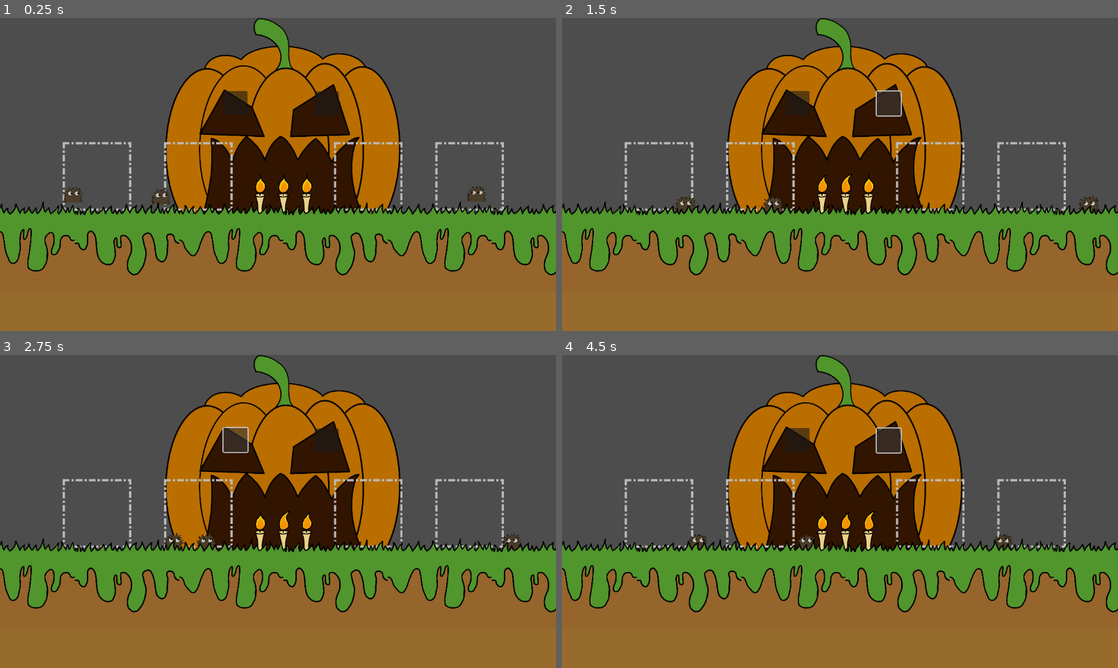
Above: before the commit, frames 1-4 (two rows, left to right).
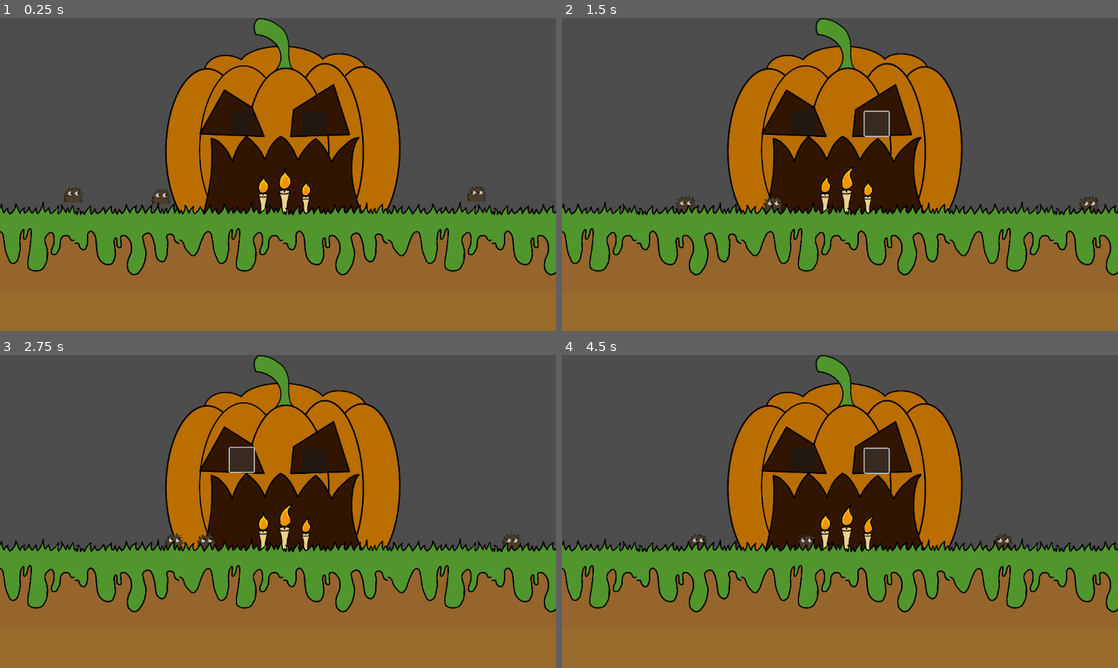
Above: after the commit, the same moments.

Repository: AncientEntity/LD56
Game: Godot game, scene res://Scenes/game_scene.tscn
Same seed, same stepped clock (60 frames per second), same inputs: the game is played once before the commit and once after it.
Inputs (mouse positions are in pixels of both pictures, inside the frame that each line leads up to; where the layout moved, square brackets give the same spot in the first picture):
- Up to frame 1 (0.25 s): no input
- Up to frame 2 (1.5 s): click (928, 177) at 0.52 s; click (878, 124) [890, 102] at 1.25 s
- Up to frame 3 (2.75 s): click (239, 458) [233, 439] at 2 s
- Up to frame 4 (4.5 s): click (762, 514) at 2.77 s; click (928, 514) at 3.52 s; click (878, 461) [890, 439] at 4.25 s

The runs differ from the first frame. In frame 1, 1.5% of the frame differs, in the area x 11-91%, y 23-63%; in frame 2, 2.2%; in frame 3, 2.1%; in frame 4, 2.2%.

Commit message:
destroy implemented

Diff:
--- a/Scenes/Pumpkin.tscn
+++ b/Scenes/Pumpkin.tscn
@@ -143,7 +143,7 @@
 texture = ExtResource("1_hauf0")
 
 [node name="Candle" type="Sprite2D" parent="."]
-position = Vector2(-90.6667, 290.222)
+position = Vector2(-78.8869, 291.13)
 scale = Vector2(1.1358, 1.3251)
 texture = ExtResource("2_qdwyv")
 
@@ -154,8 +154,8 @@
 autoplay = "fire1"
 
 [node name="Candle2" type="Sprite2D" parent="."]
-position = Vector2(0, 290.222)
-scale = Vector2(1.1358, 1.3251)
+position = Vector2(5.725, 265.36)
+scale = Vector2(1.33312, 1.5553)
 texture = ExtResource("2_qdwyv")
 
 [node name="AnimatedSprite2D" type="AnimatedSprite2D" parent="Candle2"]
@@ -165,8 +165,8 @@
 autoplay = "fire2"
 
 [node name="Candle3" type="Sprite2D" parent="."]
-position = Vector2(90, 290.222)
-scale = Vector2(1.1358, 1.3251)
+position = Vector2(86.4, 309.913)
+scale = Vector2(0.977322, 1.14021)
 texture = ExtResource("2_qdwyv")
 
 [node name="AnimatedSprite2D" type="AnimatedSprite2D" parent="Candle3"]
@@ -176,9 +176,12 @@
 autoplay = "fire3"
 
 [node name="ColorRect" type="ColorRect" parent="."]
+visibility_layer = 2
 z_index = -1
-offset_left = -346.667
-offset_top = -77.3333
-offset_right = 344.333
-offset_bottom = 430.667
+offset_left = -366.261
+offset_top = -78.887
+offset_right = 329.739
+offset_bottom = 432.113
+mouse_filter = 2
 color = Color(0.197744, 0.0836477, 0, 1)
+metadata/_edit_use_anchors_ = true
--- a/Scenes/game_scene.tscn
+++ b/Scenes/game_scene.tscn
@@ -1,6 +1,6 @@
 [gd_scene load_steps=9 format=4 uid="uid://c86371r6f6oh3"]
 
-[ext_resource type="Script" path="res://Scripts/gameManager.gd" id="1_gtn57"]
+[ext_resource type="Script" path="res://Scripts/GameManager.gd" id="1_gtn57"]
 [ext_resource type="PackedScene" uid="uid://c85brqjbs6xhp" path="res://Scenes/camera_2d.tscn" id="2_x5va0"]
 [ext_resource type="TileSet" uid="uid://46uh3g7vby3q" path="res://Assets/groundTiles/groundtileset.tres" id="4_5ifgc"]
 [ext_resource type="PackedScene" uid="uid://dnkr0qercn1qi" path="res://Scenes/shop_grid.tscn" id="4_hxhm7"]
@@ -13,7 +13,14 @@
 size = Vector2(20, 344.484)
 
 [node name="GameScene" type="Node2D"]
+
+[node name="GameManager" type="Node" parent="."]
+unique_name_in_owner = true
 script = ExtResource("1_gtn57")
+
+[node name="world_buying_grid" parent="." instance=ExtResource("4_hxhm7")]
+offset_top = -100.0
+offset_bottom = 50.0
 
 [node name="Pumpkin" parent="." instance=ExtResource("6_x6mbr")]
 z_index = -1
@@ -63,7 +70,3 @@
 
 [node name="LittleGuy3" parent="WORLD" instance=ExtResource("4_xx35y")]
 position = Vector2(378, -11)
-
-[node name="world_buying_grid" parent="." instance=ExtResource("4_hxhm7")]
-offset_top = -100.0
-offset_bottom = 50.0
--- a/Scenes/shop_grid.tscn
+++ b/Scenes/shop_grid.tscn
@@ -42,18 +42,18 @@
 [node name="RightButton" type="Button" parent="."]
 custom_minimum_size = Vector2(50, 50)
 layout_mode = 0
-offset_left = -105.0
-offset_top = -98.0
-offset_right = -55.0
-offset_bottom = -48.0
+offset_left = -130.0
+offset_top = -56.0
+offset_right = -80.0
+offset_bottom = -6.0
 
 [node name="LeftButton" type="Button" parent="."]
 custom_minimum_size = Vector2(50, 50)
 layout_mode = 0
-offset_left = -294.0
-offset_top = -99.0
-offset_right = -244.0
-offset_bottom = -49.0
+offset_left = -281.0
+offset_top = -58.0
+offset_right = -231.0
+offset_bottom = -8.0
 
 [connection signal="pressed" from="RightButton" to="." method="_on_button_pressed" binds= [true]]
 [connection signal="pressed" from="LeftButton" to="." method="_on_button_pressed" binds= [false]]
--- a/Scenes/tile_shop.tscn
+++ b/Scenes/tile_shop.tscn
@@ -4,7 +4,9 @@
 [ext_resource type="Script" path="res://Scripts/shop_menu.gd" id="2_edrwi"]
 
 [node name="tile_shop" type="MenuButton"]
+modulate = Color(1, 1, 1, 0)
 z_index = 5
+z_as_relative = false
 custom_minimum_size = Vector2(150, 150)
 offset_right = 150.0
 offset_bottom = 150.0
@@ -14,3 +16,6 @@
 
 [connection signal="focus_entered" from="." to="." method="_on_focus_entered"]
 [connection signal="focus_exited" from="." to="." method="_on_focus_exited"]
+[connection signal="mouse_entered" from="." to="." method="_on_mouse_entered"]
+[connection signal="mouse_exited" from="." to="." method="_on_mouse_exited"]
+[connection signal="pressed" from="." to="." method="_on_pressed"]
--- a/Scripts/gameManager.gd
+++ b/Scripts/gameManager.gd
@@ -1,12 +1,11 @@
-extends Node2D
+extends Node
 
 var max_left = 2
 var max_right = 2
 
+var house_cost = 100
+var mine_cost = 100
+var farm_cost = 100
+
 func _ready() -> void:
 	pass
-
-func get_max(right : bool) -> int:
-	if(right):
-		return max_right
-	return max_left
--- a/Scripts/shop_grid.gd
+++ b/Scripts/shop_grid.gd
@@ -1,9 +1,9 @@
 extends Control
-@onready var button: Button = $Button		#Temp
+#@onready var button: Button = $Button		#Temp
 
 @onready var grid_right: GridContainer = $GridRight
 @onready var grid_left: GridContainer = $GridLeft
-@onready var game_scene: Node2D = $".."
+@onready var game_manager: Node = %GameManager
 
 var tile_shop_asset = preload("res://Scenes/tile_shop.tscn")	#Shop Scene
 
@@ -13,8 +13,8 @@
 }
 
 func _ready() -> void:
-	grids[1]["max"] = game_scene.max_right
-	grids[2]["max"] = game_scene.max_left
+	grids[1]["max"] = game_manager.max_right
+	grids[2]["max"] = game_manager.max_left
 
 	#pre-loads max grid right away
 	while _can_develop(true):
@@ -27,8 +27,8 @@
 		self.grid_left.add_child(tile_asset)
 
 func _update_grid(right: bool):
-	grids[1]["max"] = game_scene.max_right
-	grids[2]["max"] = game_scene.max_left
+	grids[1]["max"] = game_manager.max_right
+	grids[2]["max"] = game_manager.max_left
 
 	var tile_asset
 	if(_can_develop(true) && right):
@@ -53,3 +53,13 @@
 
 func _on_button_pressed(right : bool) -> void:
 	_update_grid(right)
+
+func get_prices(id : int) -> int:
+	match id:
+		1:
+			return game_manager.house_cost
+		2:
+			return game_manager.farm_cost
+		3:
+			return game_manager.mine_cost
+	return 0
--- a/Scripts/shop_menu.gd
+++ b/Scripts/shop_menu.gd
@@ -1,8 +1,14 @@
 extends MenuButton
+
+#@onready var game_manager: Node = $"../GameManager"
+@onready var game_manager: Control = $"../.."
+const DASHED_SHOP = preload("res://Assets/TempAssets/DashedShop.png")
 
 var asset_size = 0.35
 var asset_scale = Vector2(asset_size, asset_size)
 var pos_offset = Vector2 ( 18, -7 )
+
+var has_land = false
 
 #Menu holder
 var popup_menu
@@ -16,49 +22,58 @@
 
 func _ready() -> void:
 	popup_menu = self.get_popup()
-
-	#adding all items into popup menu
-	for id in items.keys():
-		popup_menu.add_item("%s for %d" % [items[id]["text"], items[id]["price"]], id)
-
 	#estabilishing what to do when item is selected
 	popup_menu.id_pressed.connect(on_item_selected)
-	self.mouse_entered.connect(on_mouse_entered)
-	self.mouse_exited.connect(on_mouse_exited)
 
 func update_items():
 	#Update prices by getting prices from their own respectfivly not going to be handled like this
-	#THIS IS JUST TEST VALUES
-	items[1]["price"] += 200
-	items[2]["price"] += 200
-	items[3]["price"] += 200
+	get_popup().clear()
 
-	#Update all items text
-	for id in items.keys():
-		popup_menu.set_item_text(id-1, "%s for %d" % [items[id]["text"], items[id]["price"]])
+	if !has_land:
+		items[1]["price"] = game_manager.get_prices(1)
+		items[2]["price"] = game_manager.get_prices(2)
+		items[3]["price"] = game_manager.get_prices(3)
+		#Update all items text
+		for id in items.keys():
+			popup_menu.add_item("%s for %d" % [items[id]["text"], items[id]["price"]], id)
+	else:
+		popup_menu.add_item("Destroy Property +%d"%[100], 0)
 
 # Function to handle item selection
 func on_item_selected(id):
 	var item_text = self.get_popup().get_item_text(id-1)
 	#check if money allows
-	var spawned_asset = items[id]["asset"].instantiate()
-	if spawned_asset:
-		free_childen()
-		self.add_child(spawned_asset)
-		spawned_asset.position =  spawned_asset.position - pos_offset
-		spawned_asset.scale = asset_scale
+	if(id == 0):
+		destroy()
+	else:
+		var spawned_asset = items[id]["asset"].instantiate()
+		if spawned_asset:
+			free_childen()
+			self.add_child(spawned_asset)
+			spawned_asset.position =  spawned_asset.position - pos_offset
+			spawned_asset.scale = asset_scale
+
+			self.modulate = Color("ffffff")
+			self.icon = null
+			has_land = true
+
+func destroy():
+	free_childen()
+	self.modulate = Color("#FFFFFF00")
+	self.icon = DASHED_SHOP
+	has_land = false
 	update_items()
 
-
 func free_childen():
-	print("freeing children")
 	for child in self.get_children():
-		print("freeing ", child)
 		child.queue_free()
 
+func _on_mouse_entered() -> void:
+	self.modulate = Color("ffffff")
 
-func on_mouse_entered():
-	pass
+func _on_mouse_exited() -> void:
+	if(!has_land):
+		self.modulate = Color("#FFFFFF00")
 
-func on_mouse_exited():
-	pass
+func _on_pressed() -> void:
+	update_items()
